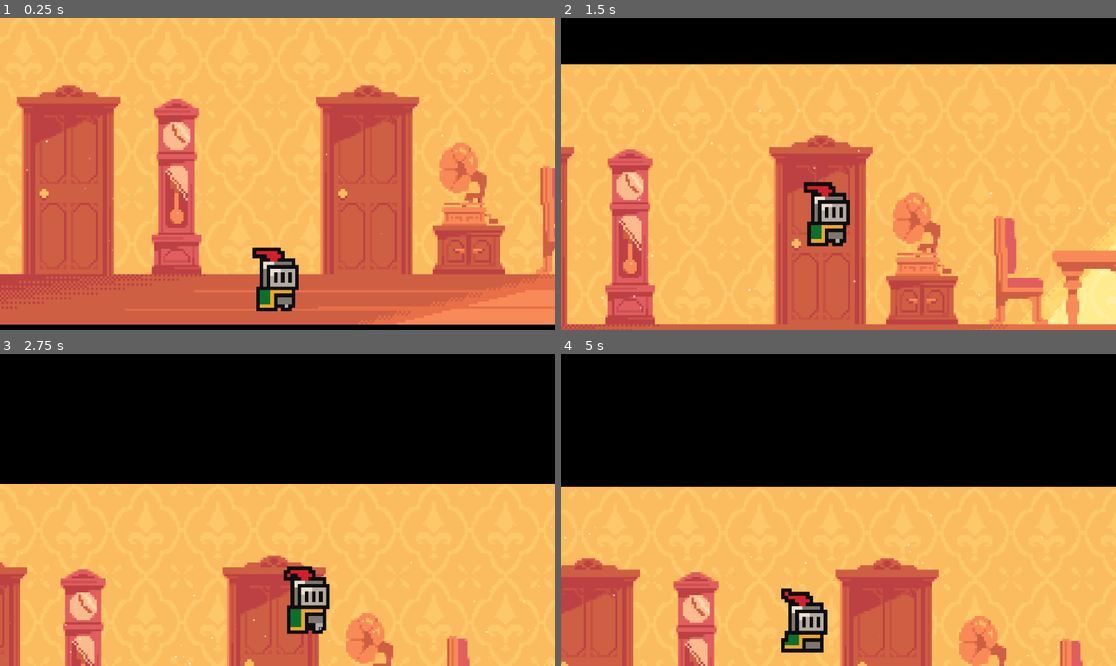
Above: before the commit, frames 1-4 (two rows, left to right).
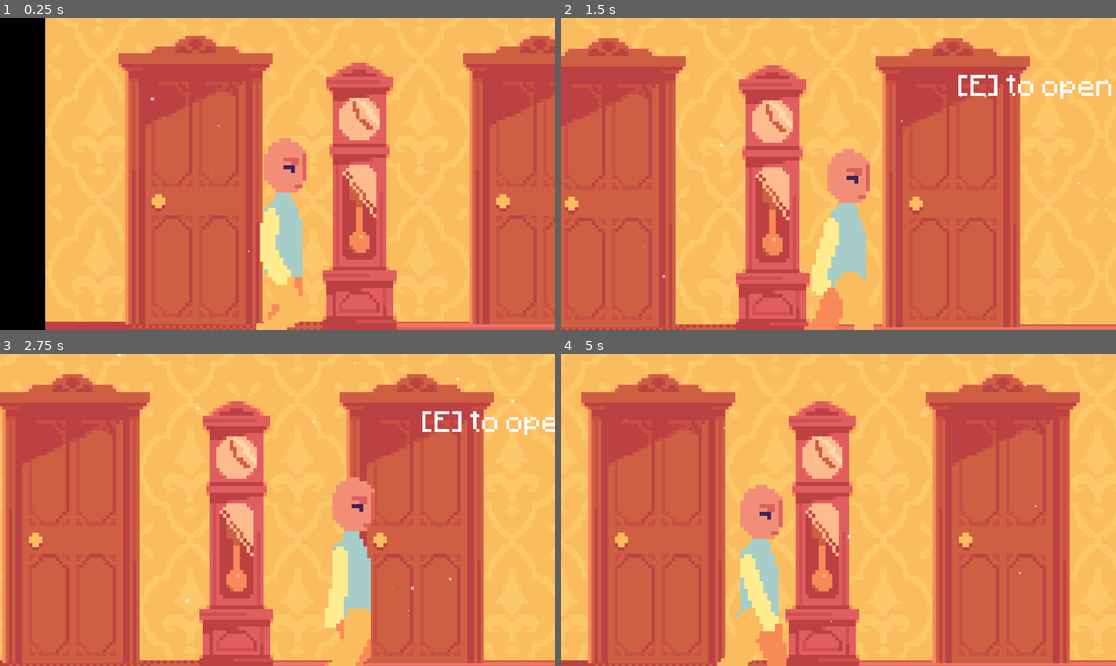
Above: after the commit, the same moments.

Repository: Belligool/cogni-thief
Game: Godot game, scene res://scenes/game.tscn
Same seed, same stepped clock (60 frames per second), same inputs: the game is played once before the commit and once after it. Sound files missing from this copy of the repository are replaced by a short silence.
Inputs:
- Up to frame 1 (0.25 s): no input
- Up to frame 2 (1.5 s): tap Enter (ui_accept) at 0.5, 0.77, 0.8, 1.07, 1.35 s; hold Right (ui_right) 0.53-1.28 s; hold E (interact, bound only after the commit) 0.53-1.28 s; hold Left (ui_left) from 1.28 s (still down)
- Up to frame 3 (2.75 s): tap Enter (ui_accept) at 1.52, 1.82, 2.3 s; tap E (interact, bound only after the commit) at 1.55 s; release Left (ui_left) at 2.03 s; hold Right (ui_right) from 2.03 s (still down); hold E (interact, bound only after the commit) from 2.03 s (still down)
- Up to frame 4 (5 s): release E (interact, bound only after the commit) at 2.78 s; tap E (interact, bound only after the commit) at 2.85, 4.35 s; tap Enter (ui_accept) at 3.02, 3.32, 3.6, 3.77, 4.07, 4.52, 4.82 s; release Right (ui_right) at 3.53 s; hold Left (ui_left) from 3.53 s (still down)

The runs differ from the first frame. In frame 1, 70% of the frame differs, in the area x 0-100%, y 0-100%; in frame 2, 69%; in frame 3, 80%; in frame 4, 85%.

Commit message:
feat: added singleton for interactable objects

Diff:
--- a/default_bus_layout.tres
+++ /dev/null
@@ -1,12 +0,0 @@
-[gd_resource type="AudioBusLayout" load_steps=2 format=3 uid="uid://dp2l17hibc3i3"]
-
-[sub_resource type="AudioEffectDistortion" id="AudioEffectDistortion_j3pel"]
-resource_name = "Distortion"
-pre_gain = -7.28
-keep_hf_hz = 15960.0
-drive = 0.35
-
-[resource]
-bus/0/volume_db = -4.7681155
-bus/0/effect/0/effect = SubResource("AudioEffectDistortion_j3pel")
-bus/0/effect/0/enabled = false
--- /dev/null
+++ b/interaction/interaction area/interaction_area.gd
@@ -0,0 +1,14 @@
+extends Area2D
+class_name InteractionArea
+
+@export var action_name: String = "interact"
+
+var interact: Callable = func():
+	pass
+
+func _on_body_entered(body: Node2D) -> void:
+	print("body entered: ", body.name)
+	InteractionManager.register_area(self)
+
+func _on_body_exited(_body: Node2D) -> void:
+	InteractionManager.unregister_area(self)
--- /dev/null
+++ b/interaction/interaction area/interaction_area.tscn
@@ -0,0 +1,11 @@
+[gd_scene load_steps=2 format=3 uid="uid://coii7qmjg3un6"]
+
+[ext_resource type="Script" uid="uid://cq6r3it7jjj3i" path="res://interaction/interaction area/interaction_area.gd" id="1_w44kh"]
+
+[node name="InteractionArea" type="Area2D"]
+collision_layer = 4
+collision_mask = 2
+script = ExtResource("1_w44kh")
+
+[connection signal="body_entered" from="." to="." method="_on_body_entered"]
+[connection signal="body_exited" from="." to="." method="_on_body_exited"]
--- /dev/null
+++ b/interaction/interactionManager.tscn
@@ -0,0 +1,19 @@
+[gd_scene load_steps=3 format=3 uid="uid://dptgw2p7efbc0"]
+
+[ext_resource type="Script" uid="uid://d2vsto5gaeqnm" path="res://scripts/interaction_manager.gd" id="1_jimth"]
+[ext_resource type="FontFile" uid="uid://cgmducf28r2ek" path="res://assets/fonts/Minecraftia-Regular.ttf" id="2_grehs"]
+
+[node name="InteractionManager" type="Node2D"]
+script = ExtResource("1_jimth")
+
+[node name="Label" type="Label" parent="."]
+z_index = 20
+offset_right = 68.0
+offset_bottom = 23.0
+scale = Vector2(0.548374, 0.548374)
+theme_override_fonts/font = ExtResource("2_grehs")
+theme_override_font_sizes/font_size = 8
+text = "[e] to interact"
+horizontal_alignment = 1
+vertical_alignment = 1
+metadata/_edit_use_anchors_ = true
--- a/project.godot
+++ b/project.godot
@@ -15,6 +15,32 @@
 config/features=PackedStringArray("4.5", "GL Compatibility")
 config/icon="res://icon.svg"
 
+[audio]
+
+buses/default_bus_layout=""
+
+[autoload]
+
+InteractionManager="*res://interaction/interactionManager.tscn"
+
+[global_group]
+
+player=""
+
+[input]
+
+interact={
+"deadzone": 0.5,
+"events": [Object(InputEventKey,"resource_local_to_scene":false,"resource_name":"","device":-1,"window_id":0,"alt_pressed":false,"shift_pressed":false,"ctrl_pressed":false,"meta_pressed":false,"pressed":false,"keycode":0,"physical_keycode":69,"key_label":0,"unicode":101,"location":0,"echo":false,"script":null)
+]
+}
+
+[layer_names]
+
+2d_physics/layer_1="Environment"
+2d_physics/layer_2="Player"
+2d_physics/layer_3="Interactions"
+
 [rendering]
 
 textures/canvas_textures/default_texture_filter=0
--- a/scenes/game.tscn
+++ b/scenes/game.tscn
@@ -1,9 +1,17 @@
-[gd_scene load_steps=12 format=3 uid="uid://dyvgohn20rlm7"]
-
-[ext_resource type="Texture2D" uid="uid://dwv6sxt51swh2" path="res://assets/bg/Corridor.png" id="1_lnu2h"]
+[gd_scene load_steps=20 format=3 uid="uid://dyvgohn20rlm7"]
+
+[ext_resource type="Texture2D" uid="uid://ccqctdxg3hdif" path="res://assets/Matthijs/Corridor Room/corridor_wall.png" id="1_u5sy4"]
 [ext_resource type="PackedScene" uid="uid://bxhe8bcuuj8pn" path="res://scenes/player.tscn" id="1_uwrxv"]
+[ext_resource type="Texture2D" uid="uid://db24i377j2845" path="res://assets/Matthijs/Corridor Room/door.png" id="2_gee14"]
 [ext_resource type="Texture2D" uid="uid://bfre3bbsmldmj" path="res://assets/sprites/world_tileset.png" id="2_yqjtg"]
+[ext_resource type="Texture2D" uid="uid://de6jaxtvdylg3" path="res://assets/Matthijs/Corridor Room/grandfather_clock.png" id="3_0tnpc"]
+[ext_resource type="Texture2D" uid="uid://cvu1agvqr8ny5" path="res://assets/Matthijs/Corridor Room/cabinet.png" id="4_0tnpc"]
 [ext_resource type="AudioStream" uid="uid://dpja14x86qmdk" path="res://assets/music/Sam Saimun - Dibawah Sinar Bulan Purnama (1952) - Penggiat Bunyi.mp3" id="4_lbhrr"]
+[ext_resource type="Texture2D" uid="uid://dlbqrpl8htdvr" path="res://assets/Matthijs/Corridor Room/corridor_floor.png" id="4_vtaks"]
+[ext_resource type="PackedScene" uid="uid://2e4vei40e5c3" path="res://scenes/parent's door.tscn" id="5_dinhu"]
+[ext_resource type="Texture2D" uid="uid://bwmhatvs3rl5c" path="res://assets/Matthijs/Corridor Room/gramaphone.png" id="5_vtaks"]
+[ext_resource type="Texture2D" uid="uid://cni8a5u23nm6t" path="res://assets/Matthijs/Corridor Room/rug.png" id="6_vtaks"]
+[ext_resource type="Texture2D" uid="uid://cvrra6jd0q8mb" path="res://assets/Matthijs/Corridor Room/dining_table.png" id="7_kvpfn"]
 
 [sub_resource type="TileSetAtlasSource" id="TileSetAtlasSource_lnu2h"]
 texture = ExtResource("2_yqjtg")
@@ -176,11 +184,11 @@
 
 # Called when the node enters the scene tree for the first time.
 func _ready() -> void:
-	set
+	pass
 
 
 # Called every frame. 'delta' is the elapsed time since the previous frame.
-func _process(delta: float) -> void:
+func _process(_delta: float) -> void:
 	pass
 "
 
@@ -208,10 +216,48 @@
 
 [node name="Game" type="Node2D"]
 
-[node name="Corridor" type="Sprite2D" parent="."]
-position = Vector2(50.000004, -38)
-scale = Vector2(0.079, 0.081)
-texture = ExtResource("1_lnu2h")
+[node name="Wallpaper" type="Sprite2D" parent="."]
+position = Vector2(44.999996, -43.999996)
+scale = Vector2(0.076626636, 0.080555566)
+texture = ExtResource("1_u5sy4")
+
+[node name="Floor" type="Sprite2D" parent="."]
+position = Vector2(44.999996, -7.000004)
+scale = Vector2(0.076626636, 0.080555566)
+texture = ExtResource("4_vtaks")
+
+[node name="Gramaphone" type="Sprite2D" parent="."]
+position = Vector2(50.999996, -37)
+scale = Vector2(0.076626636, 0.080555566)
+texture = ExtResource("5_vtaks")
+
+[node name="Matthijs\'s Door" type="Sprite2D" parent="."]
+position = Vector2(-54.999996, -40)
+scale = Vector2(0.076626636, 0.080555566)
+texture = ExtResource("2_gee14")
+
+[node name="Rug" type="Sprite2D" parent="."]
+position = Vector2(22.999998, -7)
+scale = Vector2(0.076626636, 0.080555566)
+texture = ExtResource("6_vtaks")
+
+[node name="Parent\'sDoor" parent="." instance=ExtResource("5_dinhu")]
+position = Vector2(8, -14)
+
+[node name="Grandfather\'s Clock" type="Sprite2D" parent="."]
+position = Vector2(-24.999998, -37.000004)
+scale = Vector2(0.076626636, 0.080555566)
+texture = ExtResource("3_0tnpc")
+
+[node name="Cabinet" type="Sprite2D" parent="."]
+position = Vector2(50.999996, -19)
+scale = Vector2(0.076626636, 0.080555566)
+texture = ExtResource("4_0tnpc")
+
+[node name="Dining Table" type="Sprite2D" parent="."]
+position = Vector2(120, -29.999998)
+scale = Vector2(0.076626636, 0.080555566)
+texture = ExtResource("7_kvpfn")
 
 [node name="TileMap" type="Node" parent="."]
 
@@ -220,18 +266,20 @@
 tile_set = SubResource("TileSet_lbhrr")
 
 [node name="Player" parent="." instance=ExtResource("1_uwrxv")]
+position = Vector2(-40, -7)
 
 [node name="Camera2D" type="Camera2D" parent="Player"]
-offset = Vector2(0, -37.985)
-zoom = Vector2(7.38, 7.38)
+offset = Vector2(0, -33.545)
+zoom = Vector2(11.345, 11.345)
 position_smoothing_enabled = true
+position_smoothing_speed = 3.0
 
 [node name="AudioStreamPlayer2D" type="AudioStreamPlayer2D" parent="."]
 position = Vector2(51, -28)
 scale = Vector2(0.049336817, 0.050347213)
 stream = ExtResource("4_lbhrr")
 volume_db = 1.5
-pitch_scale = 0.9
+pitch_scale = 0.85
 autoplay = true
 max_distance = 75.0
 attenuation = 2.0
@@ -242,12 +290,14 @@
 script = SubResource("GDScript_lbhrr")
 
 [node name="StaticBody2D" type="StaticBody2D" parent="."]
+position = Vector2(1, -6)
 
 [node name="CollisionShape2D" type="CollisionShape2D" parent="StaticBody2D"]
+position = Vector2(0, -4)
 shape = SubResource("WorldBoundaryShape2D_lbhrr")
 
 [node name="GPUParticles2D" type="GPUParticles2D" parent="."]
-position = Vector2(51, -44)
-amount = 450
-amount_ratio = 0.2
+position = Vector2(53, -53)
+amount = 150
+amount_ratio = 0.25
 process_material = SubResource("ParticleProcessMaterial_p57ef")
--- /dev/null
+++ b/scenes/parent's door.tscn
@@ -0,0 +1,36 @@
+[gd_scene load_steps=6 format=3 uid="uid://2e4vei40e5c3"]
+
+[ext_resource type="Script" uid="uid://c8hg6ory8qmup" path="res://scripts/parent's_door.gd" id="1_sqlxn"]
+[ext_resource type="Texture2D" uid="uid://db24i377j2845" path="res://assets/Matthijs/Corridor Room/door.png" id="2_nlo4m"]
+[ext_resource type="Script" uid="uid://cq6r3it7jjj3i" path="res://interaction/interaction area/interaction_area.gd" id="3_t7o2i"]
+[ext_resource type="AudioStream" uid="uid://cfdkyi1nu0xpx" path="res://assets/sounds/freesounds-4u-door-handle-1-401153.mp3" id="4_nlo4m"]
+
+[sub_resource type="CircleShape2D" id="CircleShape2D_7khpm"]
+radius = 170.10736
+
+[node name="Parent\'sDoor" type="Node2D"]
+script = ExtResource("1_sqlxn")
+
+[node name="Sprite2D" type="Sprite2D" parent="."]
+position = Vector2(0, -26)
+scale = Vector2(0.076626636, 0.080555566)
+texture = ExtResource("2_nlo4m")
+
+[node name="InteractionArea" type="Area2D" parent="."]
+position = Vector2(1, -13.000001)
+scale = Vector2(0.076626636, 0.08055556)
+collision_layer = 4
+collision_mask = 2
+script = ExtResource("3_t7o2i")
+action_name = "open door"
+metadata/_custom_type_script = "uid://cq6r3it7jjj3i"
+
+[node name="CollisionShape2D" type="CollisionShape2D" parent="InteractionArea"]
+position = Vector2(-13.050293, 1.1838716e-05)
+shape = SubResource("CircleShape2D_7khpm")
+
+[node name="AudioStreamPlayer2D" type="AudioStreamPlayer2D" parent="."]
+stream = ExtResource("4_nlo4m")
+
+[connection signal="body_entered" from="InteractionArea" to="InteractionArea" method="_on_body_entered"]
+[connection signal="body_exited" from="InteractionArea" to="InteractionArea" method="_on_body_exited"]
--- a/scenes/player.tscn
+++ b/scenes/player.tscn
@@ -1,30 +1,27 @@
 [gd_scene load_steps=9 format=3 uid="uid://bxhe8bcuuj8pn"]
 
-[ext_resource type="Texture2D" uid="uid://b2w1aii258aba" path="res://assets/sprites/knight.png" id="1_3vyb7"]
 [ext_resource type="Script" uid="uid://cmwnyklabgvm5" path="res://scripts/player.gd" id="1_g2els"]
-
-[sub_resource type="AtlasTexture" id="AtlasTexture_g2els"]
-atlas = ExtResource("1_3vyb7")
-region = Rect2(0, 0, 32, 32)
+[ext_resource type="Texture2D" uid="uid://d3euwavw74glh" path="res://assets/sprites/chara_2-Sheet.png" id="2_g2els"]
 
 [sub_resource type="AtlasTexture" id="AtlasTexture_qhqgy"]
-atlas = ExtResource("1_3vyb7")
-region = Rect2(32, 0, 32, 32)
+atlas = ExtResource("2_g2els")
+region = Rect2(0, 0, 184, 448)
 
 [sub_resource type="AtlasTexture" id="AtlasTexture_dqkch"]
-atlas = ExtResource("1_3vyb7")
-region = Rect2(64, 0, 32, 32)
+atlas = ExtResource("2_g2els")
+region = Rect2(184, 0, 184, 448)
 
 [sub_resource type="AtlasTexture" id="AtlasTexture_qlg0r"]
-atlas = ExtResource("1_3vyb7")
-region = Rect2(96, 0, 32, 32)
+atlas = ExtResource("2_g2els")
+region = Rect2(368, 0, 184, 448)
+
+[sub_resource type="AtlasTexture" id="AtlasTexture_tuyoq"]
+atlas = ExtResource("2_g2els")
+region = Rect2(552, 0, 184, 448)
 
 [sub_resource type="SpriteFrames" id="SpriteFrames_tuyoq"]
 animations = [{
 "frames": [{
-"duration": 1.0,
-"texture": SubResource("AtlasTexture_g2els")
-}, {
 "duration": 1.0,
 "texture": SubResource("AtlasTexture_qhqgy")
 }, {
@@ -33,26 +30,32 @@
 }, {
 "duration": 1.0,
 "texture": SubResource("AtlasTexture_qlg0r")
+}, {
+"duration": 1.0,
+"texture": SubResource("AtlasTexture_tuyoq")
 }],
 "loop": true,
 "name": &"idle",
-"speed": 6.0
+"speed": 4.0
 }]
 
-[sub_resource type="CircleShape2D" id="CircleShape2D_fjrip"]
-radius = 5.0
+[sub_resource type="RectangleShape2D" id="RectangleShape2D_g2els"]
+size = Vector2(16, 39)
 
-[node name="Player" type="CharacterBody2D"]
+[node name="Player" type="CharacterBody2D" groups=["player"]]
+collision_layer = 2
+collision_mask = 5
 script = ExtResource("1_g2els")
 
 [node name="AnimatedSprite2D" type="AnimatedSprite2D" parent="."]
-position = Vector2(0, -12)
+position = Vector2(0, -19.809776)
+scale = Vector2(0.08814538, 0.08814535)
 sprite_frames = SubResource("SpriteFrames_tuyoq")
 animation = &"idle"
 autoplay = "idle"
-frame_progress = 0.13478099
+frame_progress = 0.9399284
 
 [node name="CollisionShape2D" type="CollisionShape2D" parent="."]
 z_index = 5
-position = Vector2(0, -5)
-shape = SubResource("CircleShape2D_fjrip")
+position = Vector2(0, -19.5)
+shape = SubResource("RectangleShape2D_g2els")
--- /dev/null
+++ b/scripts/interaction_manager.gd
@@ -0,0 +1,44 @@
+extends Node2D
+
+@onready var player = get_tree().get_first_node_in_group("player")
+@onready var label = $Label
+
+const base_text = "[E] to "
+
+var active_areas = []
+var can_interact = true
+
+func register_area(area: InteractionArea):
+	active_areas.push_back(area)
+
+func unregister_area(area: InteractionArea):
+	var index = active_areas.find(area)
+	if index != -1:
+		active_areas.remove_at(index)
+
+func _process(_delta):
+	if active_areas.size() > 0 && can_interact:
+		active_areas.sort_custom(_sort_by_distance_to_player)
+		label.text = base_text + active_areas[0].action_name
+		print(label.text)
+		label.global_position = active_areas[0].global_position
+		label.global_position.y -= 36
+		#label.global_position.x -= label.size.x / 2
+		label.show()
+	else:
+		label.hide()
+
+func _sort_by_distance_to_player(area1, area2):
+	var area1_to_player = player.global_position.distance_to(area1.global_position)
+	var area2_to_player = player.global_position.distance_to(area2.global_position)
+	return area1_to_player < area2_to_player
+
+func _input(event):
+	if event.is_action_pressed("interact") && can_interact:
+		if active_areas.size() > 0:
+			can_interact = false
+			label.hide()
+
+			await active_areas[0].interact.call()
+
+			can_interact = true
--- /dev/null
+++ b/scripts/parent's_door.gd
@@ -0,0 +1,12 @@
+extends Node2D
+
+@onready var interaction_area: InteractionArea = $InteractionArea
+@onready var sprite = $Sprite2D
+@onready var audio = $AudioStreamPlayer2D
+
+func _ready() -> void:
+	interaction_area.interact = Callable(self, "_on_interact")
+
+func _on_interact():
+	audio.play()
+	await audio.finished
--- a/scripts/player.gd
+++ b/scripts/player.gd
@@ -12,7 +12,7 @@
 
 	# Handle jump.
 	if Input.is_action_just_pressed("ui_accept") and is_on_floor():
-		velocity.y = JUMP_VELOCITY
+		pass
 
 	# Get the input direction and handle the movement/deceleration.
 	# As good practice, you should replace UI actions with custom gameplay actions.
Renamed: assets/bg/Corridor.png -> assets/Matthijs/Corridor Room/1_corridor_ref.png
Not shown, added: assets/Matthijs/Corridor Room/1_corridor_ref.png.import
Binary file added: assets/Matthijs/Corridor Room/cabinet.png
Not shown, added: assets/Matthijs/Corridor Room/cabinet.png.import
Binary file added: assets/Matthijs/Corridor Room/corridor_floor.png
Not shown, added: assets/Matthijs/Corridor Room/corridor_floor.png.import
Binary file added: assets/Matthijs/Corridor Room/corridor_wall.png
Not shown, added: assets/Matthijs/Corridor Room/corridor_wall.png.import
Binary file added: assets/Matthijs/Corridor Room/dining_table.png
Not shown, added: assets/Matthijs/Corridor Room/dining_table.png.import
Binary file added: assets/Matthijs/Corridor Room/door.png
Not shown, added: assets/Matthijs/Corridor Room/door.png.import
(and 573 more such lines)
